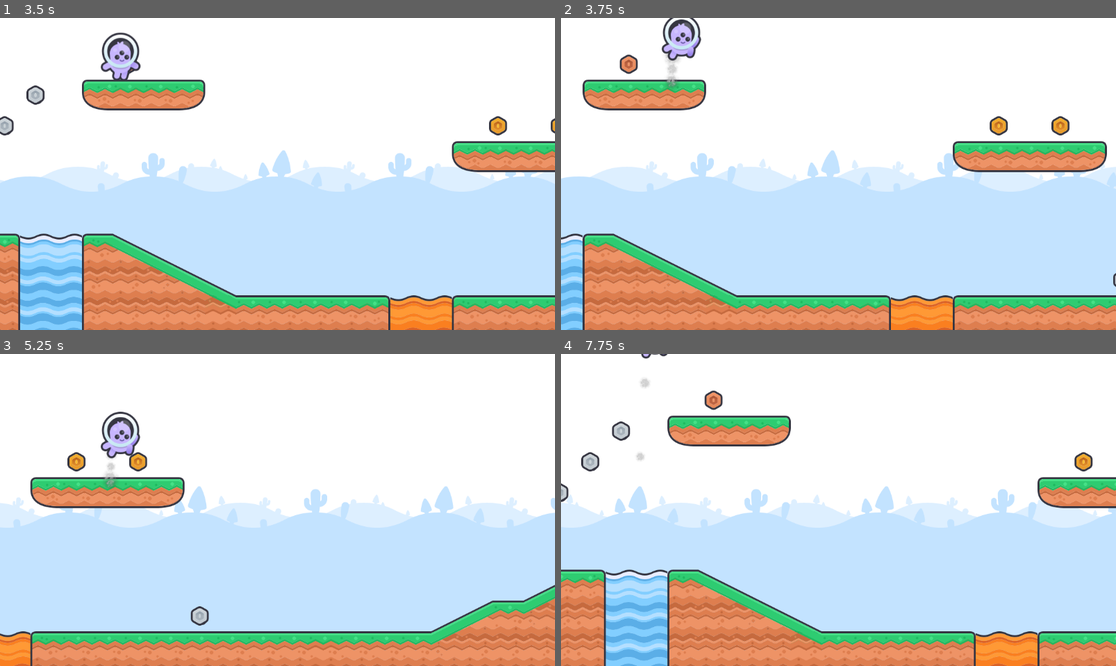
Above: before the commit, frames 1-4 (two rows, left to right).
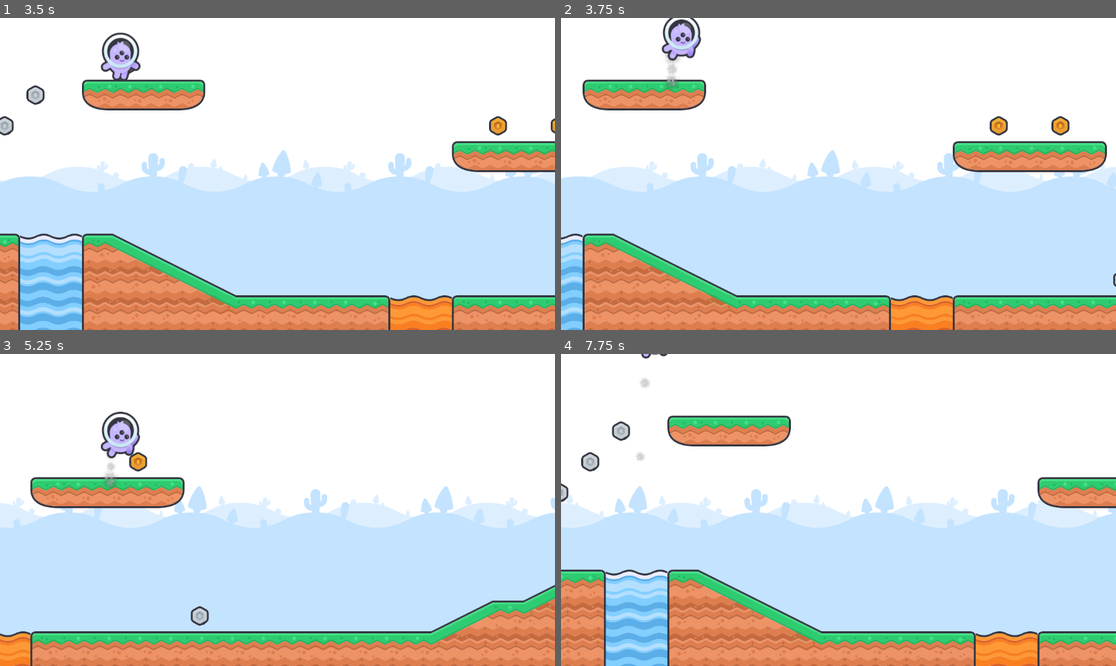
Above: after the commit, the same moments.

Repository: smarthall/20games
Game: Godot game, scene res://infinite_level.tscn
Same seed, same stepped clock (60 frames per second), same inputs: the game is played once before the commit and once after it.
Inputs:
- Up to frame 1 (3.5 s): hold Space (jetpack) 0.53-1.28 s; tap Space (jetpack) at 1.35, 2.85 s; hold Space (jetpack) 2.03-2.78 s
- Up to frame 2 (3.75 s): hold Space (jetpack) from 3.53 s (still down)
- Up to frame 3 (5.25 s): release Space (jetpack) at 4.28 s; tap Space (jetpack) at 4.35 s; hold Space (jetpack) from 5.03 s (still down)
- Up to frame 4 (7.75 s): release Space (jetpack) at 5.78 s; tap Space (jetpack) at 5.85, 7.35 s; hold Space (jetpack) 6.53-7.28 s

Frame 1 is identical in both runs. In frame 2, 0.2% of the frame differs, in the area x 10-14%, y 11-19%; in frame 3, 0.2%; in frame 4, 0.3%, in the area x 25-96%, y 11-38%.

Commit message:
Allow picking up items

Diff:
--- a/jetpack-joyride/infinite_level.gd
+++ b/jetpack-joyride/infinite_level.gd
@@ -1,6 +1,4 @@
 extends Node2D
-
-# TODO Refactor onto the background Node2D
 
 @onready var background: ScrollingTilemap = $Background
 
@@ -36,3 +34,8 @@
 
 func _on_player_hazard_collision() -> void:
 	pass # Replace with function body.
+
+func _on_player_pickup_collision(body:TileMapLayer, coords:Vector2i):
+	print("Player picked up item from ", body, " at ", coords)
+
+	body.erase_cell(coords)
--- a/jetpack-joyride/infinite_level.tscn
+++ b/jetpack-joyride/infinite_level.tscn
@@ -90,3 +90,4 @@
 
 [connection signal="tilemap_recycle" from="Background" to="." method="_on_background_tilemap_recycle"]
 [connection signal="hazard_collision" from="Player" to="." method="_on_player_hazard_collision"]
+[connection signal="pickup_collision" from="Player" to="." method="_on_player_pickup_collision"]
--- a/jetpack-joyride/player.gd
+++ b/jetpack-joyride/player.gd
@@ -2,6 +2,7 @@
 class_name Player
 
 signal hazard_collision
+signal pickup_collision(body: TileMapLayer, coords: Vector2i)
 
 @onready var exhaust: CPUParticles2D = $Exhaust
 @onready var sprite: AnimatedSprite2D = $Sprite
@@ -58,6 +59,7 @@
 	hazard_collision.emit()
 
 func handle_pickup_collision(collision_point: Vector2, body: TileMapLayer) -> void:
-	# TODO Get the map tile collided with
-	# TODO Fire a signal with the body, and the tile
-	pass
+	var local_collision_point := body.to_local(collision_point)
+	var map_collision_point := body.local_to_map(local_collision_point)
+
+	pickup_collision.emit(body, map_collision_point)
--- a/jetpack-joyride/project.godot
+++ b/jetpack-joyride/project.godot
@@ -10,7 +10,7 @@
 
 [application]
 
-config/name="jetpack-joyride"
+config/name="Jetpack Joyride"
 run/main_scene="uid://5qicne7g6wcf"
 config/features=PackedStringArray("4.4", "GL Compatibility")
 config/icon="res://icon.svg"
